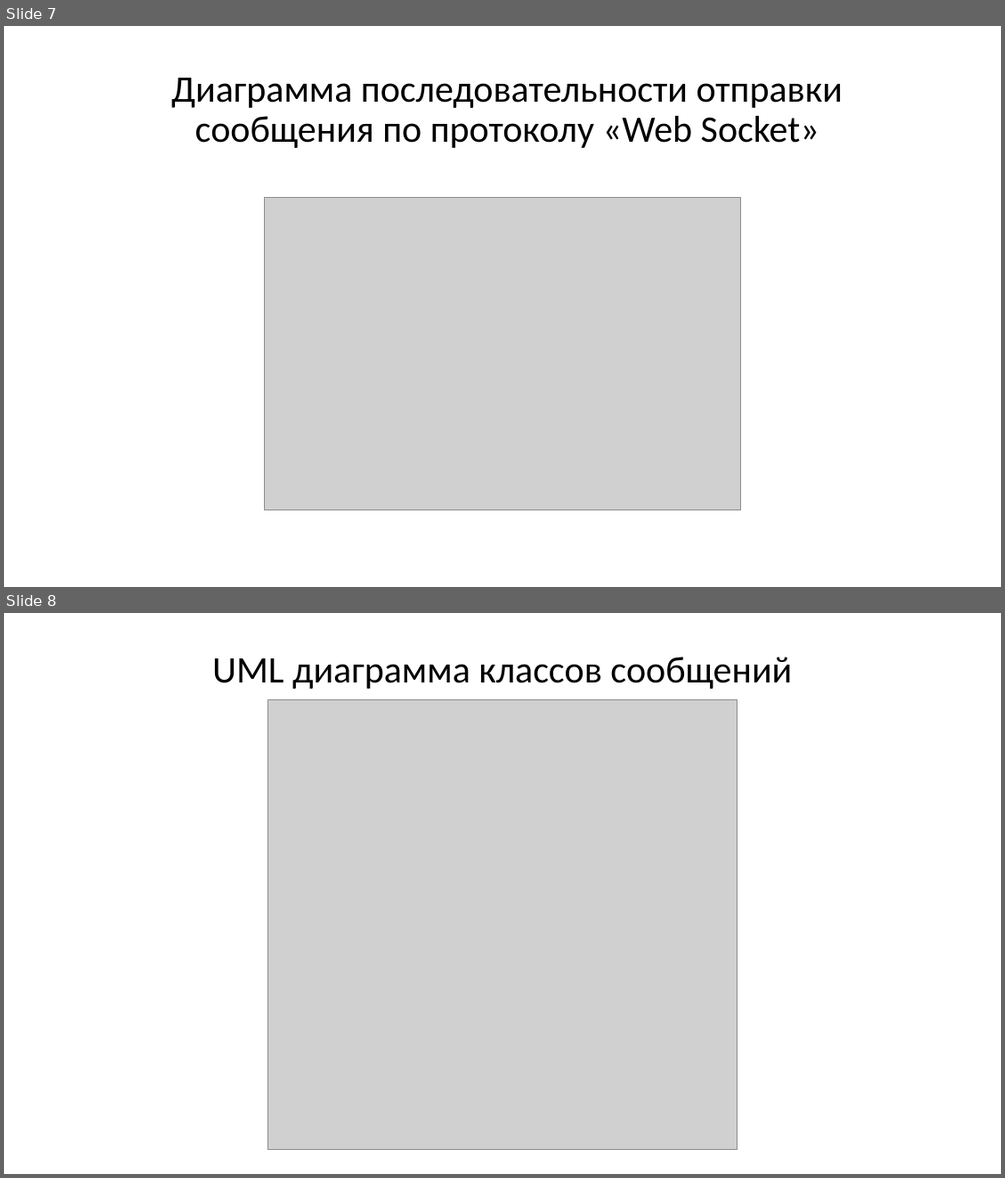
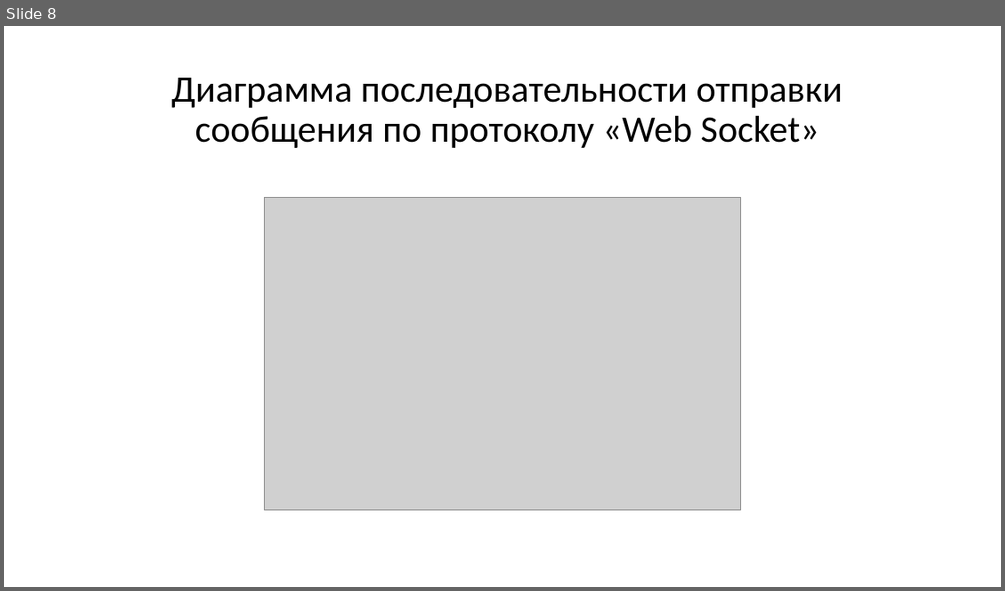
Before and after one commit to TigarBel/Grammes, a slide deck: Клиент-серверное приложение.pptx. Shown one above the other, each under a label of ours: slides 7 and 8 before the commit, slide 8 after it. The pictures are 1005x1178 and 1005x591 pixels, drawn with LibreOffice and Linux fonts; fonts in the diff are those of the drawing; grey boxes stand for pictures. Boxes give left, top, right and bottom in pixels: in the first picture for what was removed or moved away, otherwise in the second. Text is boxed around its words. In the diff, an @@ line names an element or a change of style, - is before the commit and + after.

```diff
--- a/Клиент-серверное приложение.pptx
+++ b/Клиент-серверное приложение.pptx
@@ slide 8 removed at <box>4,613,1001,1174</box>, background #FFFFFF @@
@@ title removed at <box>212,657,792,689</box> @@
-UML диаграмма классов сообщений
@@ picture removed at <box>268,699,737,1149</box> @@
@@ what was slide 7 is now slide 8 @@
```
Also in this commit, not shown: 5 slides changed, 5 slides added, 2 other slides removed, 30 other files.
